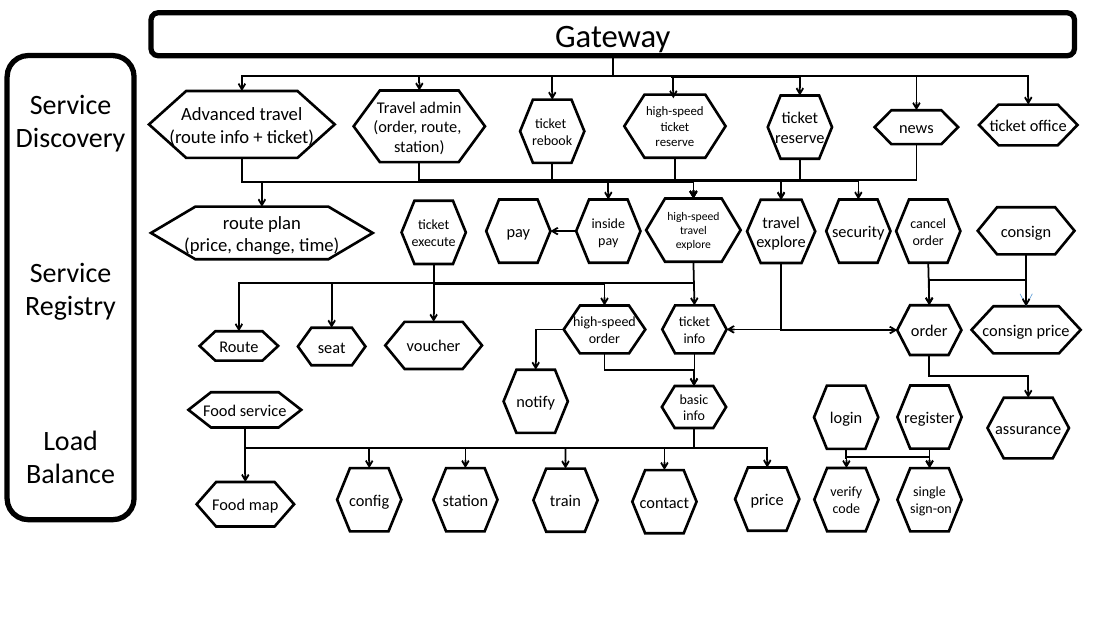
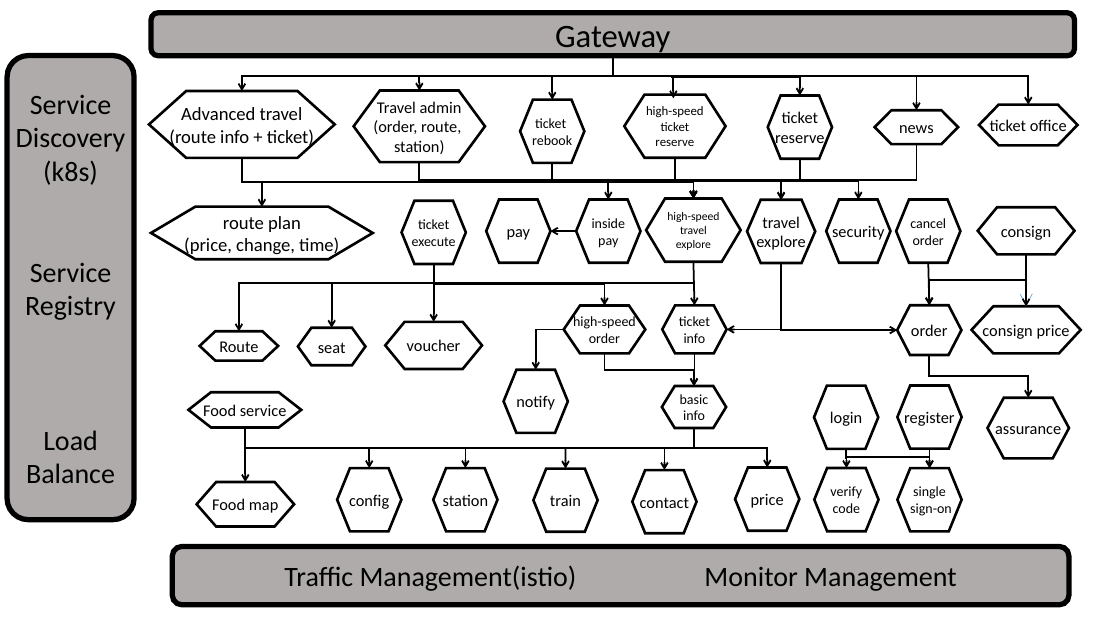
Before and after one commit to hechuan73/train_ticket, a slide deck: slide 3 of system_architecture.pptx. Drawn at 1120x630 pixels with LibreOffice and Linux fonts; fonts in the diff are those of the drawing. Boxes give left, top, right and bottom in pixels: in the first picture for what was removed or moved away, otherwise in the second. Text is boxed around its words. In the diff, an @@ line names an element or a change of style, - is before the commit and + after.

```diff
--- a/system_architecture.pptx
+++ b/system_architecture.pptx
@@ rounded rectangle "Gateway" at <box>151,13,1075,55</box>: fill #FFFFFF to #AFABAB @@
@@ rounded rectangle "Service" at <box>7,55,134,520</box>: fill #FFFFFF to #AFABAB @@
@@ text in rounded rectangle at <box>43,161,98,185</box>: paragraph added @@
+(k8s)
@@ rounded rectangle added at <box>172,547,1070,606</box>, fill #AFABAB, outline #000000 4.5 pt, 24 pt, text #000000 @@
+Traffic Management(istio) Monitor Management
```
Also in this commit, not shown: 1 other file.
